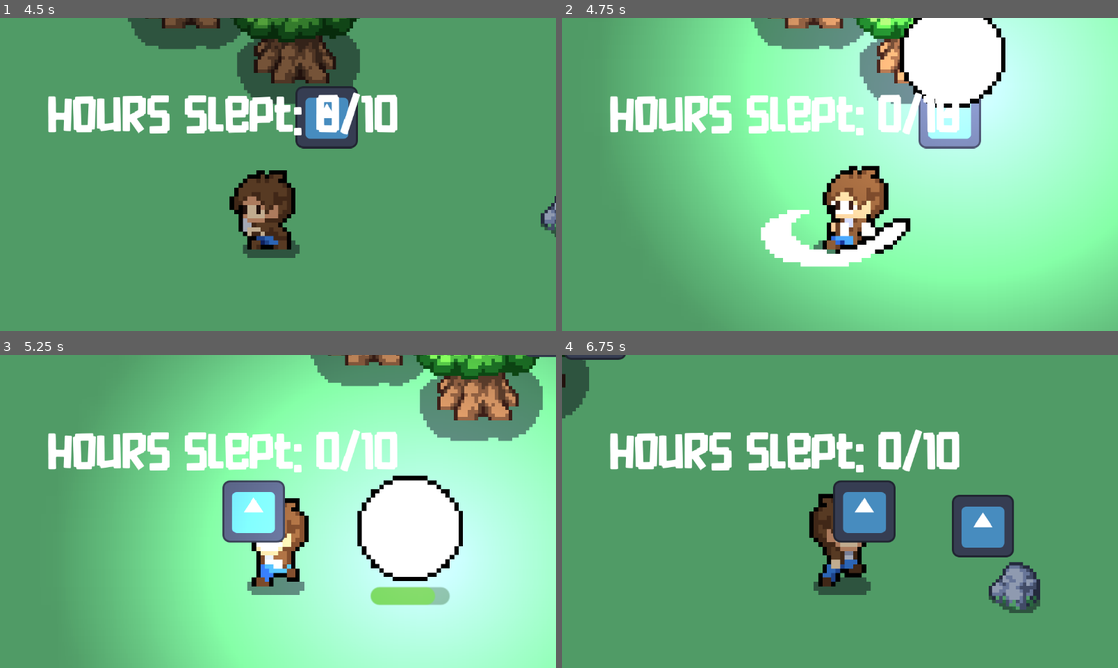
Above: before the commit, frames 1-4 (two rows, left to right).
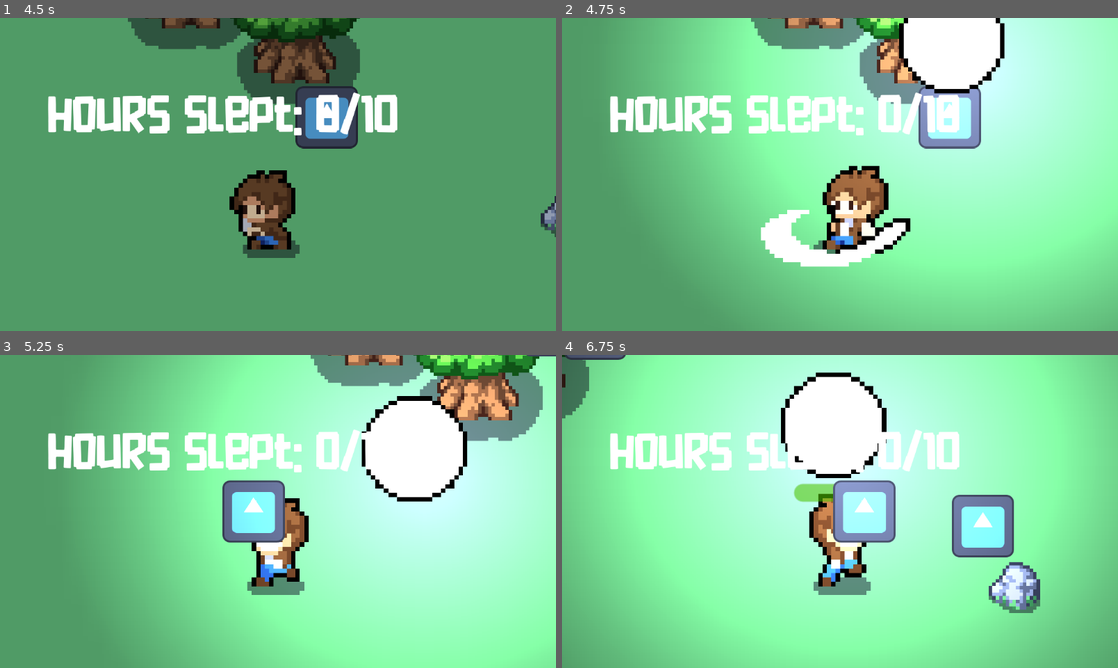
Above: after the commit, the same moments.

Repository: lucas-tremaroli/nordic-gamejam
Game: Godot game, scene res://scenes/main_menu.tscn
Two runs of this game, one before a commit and one after it. Both use one fixed random seed, a clock stepped at 60 frames per second and the inputs below. The engine's default icon, where the game draws it, is replaced by a stand-in: a white triangle on a blue panel in a dark square.
Inputs:
- Up to frame 1 (4.5 s): click "Start Game" at 0.5 s; hold Right (ui_right) 1.28-2.03 s; tap E (Attack) at 1.35, 2.85, 4.35 s; hold Down (ui_down) 2.03-2.78 s; tap Q (shoot) at 2.1, 3.6 s; hold Right (ui_right) 2.78-3.53 s; hold Up (ui_up) 3.53-4.28 s; hold Left (ui_left) from 4.28 s (still down)
- Up to frame 2 (4.75 s): keep holding Left (ui_left)
- Up to frame 3 (5.25 s): keep holding Left (ui_left); tap Q (shoot) at 5.1 s
- Up to frame 4 (6.75 s): release Left (ui_left) at 5.78 s; hold Down (ui_down) 5.78-6.53 s; tap E (Attack) at 5.85 s; hold Right (ui_right) from 6.53 s (still down); tap Q (shoot) at 6.6 s

Frame 1 is identical in both runs. In frame 2, 1.3% of the frame differs, in the area x 60-80%, y 0-29%; in frame 3, 40%; in frame 4, 94%, in the area x 0-100%, y 0-100%.

Commit message:
Fix player hitbox collision with enemies

Diff:
--- a/scenes/enemy.tscn
+++ b/scenes/enemy.tscn
@@ -58,7 +58,6 @@
 [node name="Enemy" type="CharacterBody2D"]
 scale = Vector2(3, 3)
 collision_layer = 2
-collision_mask = 5
 script = ExtResource("1_tmani")
 
 [node name="AnimatedSprite2D" type="AnimatedSprite2D" parent="."]
@@ -68,8 +67,7 @@
 
 [node name="DetectionArea" type="Area2D" parent="."]
 scale = Vector2(3, 3)
-collision_layer = 2
-collision_mask = 5
+collision_layer = 0
 
 [node name="DetectionAreaCollisionShape2D" type="CollisionShape2D" parent="DetectionArea"]
 scale = Vector2(3, 3)
@@ -81,6 +79,7 @@
 
 [node name="EnemyHitbox" type="Area2D" parent="."]
 scale = Vector2(3, 3)
+collision_layer = 0
 
 [node name="EnemyhitboxCollisionShape2D" type="CollisionShape2D" parent="EnemyHitbox"]
 scale = Vector2(3, 3)
--- a/scenes/playerv2.tscn
+++ b/scenes/playerv2.tscn
@@ -436,6 +436,7 @@
 
 [node name="PlayerHitbox" type="Area2D" parent="."]
 scale = Vector2(3, 3)
+collision_mask = 2
 
 [node name="PlayerHitboxCollisionShape2D" type="CollisionShape2D" parent="PlayerHitbox"]
 position = Vector2(0, 8)
--- a/scenes/world.tscn
+++ b/scenes/world.tscn
@@ -135,6 +135,7 @@
 
 [node name="Player" parent="." instance=ExtResource("1_w6l67")]
 position = Vector2(285, 1840)
+collision_mask = 16
 
 [node name="Terrain" type="TileMap" parent="."]
 z_index = -1
--- a/scripts/player.gd
+++ b/scripts/player.gd
@@ -115,6 +115,7 @@
 
 
 func enemy_attack():
+	print("enemy attack", enemy_in_attack_range, enemy_attack_cooldown)
 	if enemy_in_attack_range and enemy_attack_cooldown:
 		hitpoints -= 10
 		player_health_changed.emit()
